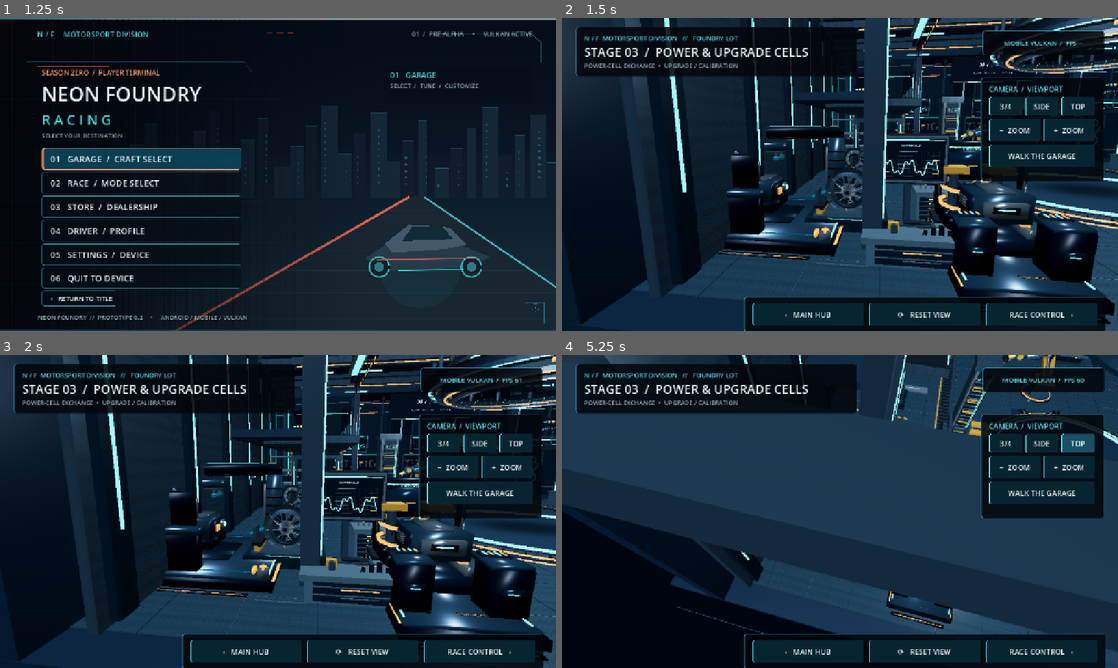
Above: before the commit, frames 1-4 (two rows, left to right).
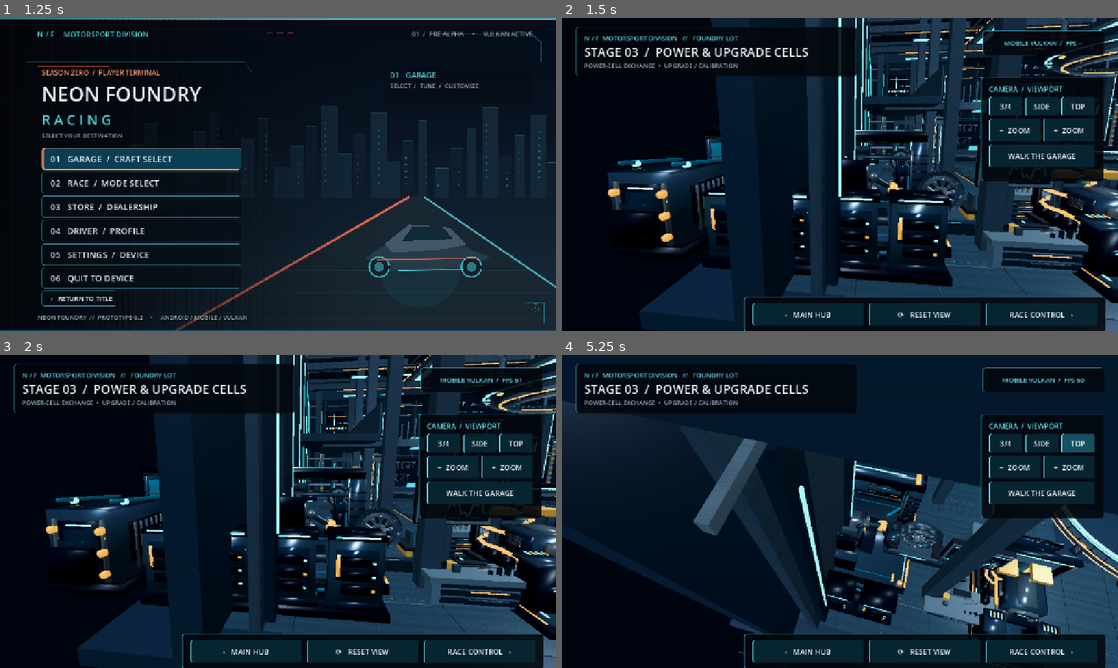
Above: after the commit, the same moments.

Repository: tpylman90-ctrl/NeonFoundry-Racing
Game: Godot game, scene res://scenes/title_menu.tscn
Two runs of this game, one before a commit and one after it. Both use one fixed random seed, a clock stepped at 60 frames per second and the inputs below.
Inputs (mouse positions are in pixels of both pictures, inside the frame that each line leads up to):
- Up to frame 1 (1.25 s): click "›› ENTER THE FOUNDRY" at 0.5 s
- Up to frame 2 (1.5 s): click "01 GARAGE / CRAFT SELECT" at 1.25 s
- Up to frame 3 (2 s): no input
- Up to frame 4 (5.25 s): click "3/4" at 2 s; tap Enter at 2.75, 2.85 s; move the mouse to (962, 495) at 2.77 s; hold D 2.78-3.5 s; click (962, 495) at 2.92 s; tap Space at 3.02 s; click "SIDE" at 3.5 s; drag from (728, 527) to (812, 574) at 4.27 s; click "TOP" at 5 s

Frame 1 is identical in both runs. In frame 2, 42% of the frame differs, in the area x 0-100%, y 0-100%; in frame 3, 42%; in frame 4, 44%.

Commit message:
Expand battery works and clear mezzanine stairs

Diff:
--- a/game/scripts/garage_page.gd
+++ b/game/scripts/garage_page.gd
@@ -21,8 +21,8 @@
 const DECK_Z0: float = 3.25
 const DECK_Z1: float = 12.05
 const DECK_SURFACE_Y: float = 7.20
-const DECK_STAIR_X0: float = -26.55
-const DECK_STAIR_X1: float = -23.85
+const DECK_STAIR_X0: float = -23.70
+const DECK_STAIR_X1: float = -21.00
 const DECK_STAIR_TOP_Z: float = 12.05
 const DECK_STAIR_BOTTOM_Z: float = 19.95
 const WALK_EYE_HEIGHT: float = 1.75
@@ -38,11 +38,11 @@
 var _vehicle_holder: Node3D
 var _yaw: float = 0.14
 var _pitch: float = 0.18
-var _distance: float = 10.5
+var _distance: float = 12.5
 var _target_yaw: float = 0.14
 var _target_pitch: float = 0.18
-var _target_distance: float = 10.5
-var _inspection_target: Vector3 = Vector3(-14.5, 2.45, 8.3)
+var _target_distance: float = 12.5
+var _inspection_target: Vector3 = Vector3(-18.8, 2.30, 7.20)
 var _dragging: bool = false
 var _vehicle_loaded: bool = false
 var _detail: Label
--- a/game/scripts/garage_stage03_equipment.gd
+++ b/game/scripts/garage_stage03_equipment.gd
@@ -20,6 +20,7 @@
 func _ready() -> void:
 	_create_materials()
 	_build_battery_exchange()
+	_build_battery_line()
 	_build_upgrade_bay()
 	_build_battery_storage()
 	_build_zone_markers()
@@ -197,6 +198,135 @@
 	_label(cell, "POWER CELL / EXCHANGE", Vector3(0, 3.40, 1.78), 0.23, Color("80e9f4"))
 	_label(cell, "HIGH VOLTAGE  •  LOCKED", Vector3(0, 0.74, 2.48), 0.14, Color("ffad62"))
 
+func _build_battery_line() -> void:
+	# A compact battery-production line wraps the hero exchange cell. Its machines
+	# sit under the mezzanine and stay below the underside structure.
+	_build_formation_bank()
+	_build_thermal_conditioner()
+	_build_diagnostic_bench()
+	_build_exchange_robot_arms()
+
+func _build_formation_bank() -> void:
+	# Four independently readable formation/charge cabinets along the far side.
+	var row := Node3D.new()
+	row.name = "FormationChargeBank_Zone04"
+	row.position = Vector3(-18.8, -0.065, 11.12)
+	add_child(row)
+	_box(row, "BankArmorPlinth", Vector3(0, 0.13, 0), Vector3(7.85, 0.24, 1.48), "ink")
+	_box(row, "BankServiceRail", Vector3(0, 0.28, -0.58), Vector3(7.55, 0.075, 0.13), "cyan_dark")
+	for unit in range(4):
+		var x: float = -2.94 + float(unit) * 1.96
+		_box(row, "FormationCabinetBase", Vector3(x, 0.37, 0), Vector3(1.72, 0.22, 1.18), "graphite")
+		_box(row, "FormationCabinetShell", Vector3(x, 1.45, 0), Vector3(1.57, 1.92, 1.12), "body")
+		_box(row, "CabinetCrown", Vector3(x, 2.45, 0), Vector3(1.65, 0.14, 1.18), "ink")
+		_box(row, "ChargeStatusLens", Vector3(x, 2.48, 0.605), Vector3(1.22, 0.052, 0.028), "cyan")
+		_box(row, "CabinetServiceWindow", Vector3(x, 1.65, 0.568), Vector3(1.20, 0.92, 0.04), "glass")
+		_box(row, "ChargeCoilSpine", Vector3(x - 0.53, 1.63, 0.598), Vector3(0.11, 0.68, 0.035), "amber")
+		for slot in range(3):
+			var y: float = 0.94 + float(slot) * 0.42
+			_box(row, "FormationCellTray", Vector3(x, y, 0.64), Vector3(0.87, 0.28, 0.12), "ink")
+			_box(row, "TrayPowerIndicator", Vector3(x + 0.47, y, 0.714), Vector3(0.10, 0.065, 0.024), "cyan" if (unit + slot) % 4 != 3 else "amber")
+		for side in [-1.0, 1.0]:
+			_box(row, "CabinetVentFin", Vector3(x + side * 0.73, 1.44, 0), Vector3(0.07, 1.24, 0.84), "ink")
+			for fin in range(5):
+				_box(row, "VentSlat", Vector3(x + side * 0.772, 1.05 + float(fin) * 0.19, 0.18), Vector3(0.022, 0.045, 0.49), "metal")
+		_label(row, "CELL FORMATION / %02d" % (unit + 1), Vector3(x, 2.67, 0.57), 0.095, Color("8beaf5"))
+
+func _build_thermal_conditioner() -> void:
+	# Thermal chamber and coolant manifolds occupy the west service pocket.
+	var chamber := Node3D.new()
+	chamber.name = "ThermalConditioningCell_Zone04"
+	chamber.position = Vector3(-25.08, -0.065, 9.60)
+	add_child(chamber)
+	_box(chamber, "ThermalFoundation", Vector3(0, 0.12, 0), Vector3(2.82, 0.22, 3.84), "ink")
+	_box(chamber, "InsulatedChamberCore", Vector3(0, 1.65, 0), Vector3(2.40, 2.72, 3.28), "graphite")
+	_box(chamber, "ChamberOuterArmor", Vector3(0, 1.70, 0), Vector3(2.62, 2.57, 3.46), "body")
+	# Recessed front door surround, glass viewport, segmented locking clamps.
+	_box(chamber, "DoorShadow", Vector3(0, 1.57, 1.75), Vector3(1.70, 2.08, 0.055), "ink")
+	_box(chamber, "DoorGlass", Vector3(0, 1.60, 1.79), Vector3(1.31, 1.47, 0.035), "glass")
+	_box(chamber, "DoorStatusLine", Vector3(0, 2.48, 1.82), Vector3(0.96, 0.06, 0.025), "cyan")
+	for side in [-1.0, 1.0]:
+		_box(chamber, "DoorLockRail", Vector3(side * 0.91, 1.60, 1.82), Vector3(0.11, 2.20, 0.15), "metal")
+		for y in [0.82, 1.58, 2.34]:
+			_cylinder(chamber, "DoorClamp", Vector3(side * 0.91, y, 1.94), 0.13, 0.22, "amber", 14, Vector3.FORWARD)
+		_box(chamber, "ChillerSidePanel", Vector3(side * 1.34, 1.74, -0.25), Vector3(0.055, 1.50, 2.70), "ink")
+		for fin in range(7):
+			_box(chamber, "HeatExchangerFin", Vector3(side * 1.38, 1.55, -1.22 + float(fin) * 0.34), Vector3(0.07, 1.74, 0.11), "metal")
+	# Two hard-piped coolant trunks and bright flow collars make this a process machine.
+	for side in [-1.0, 1.0]:
+		_rod(chamber, "CoolantTrunk", Vector3(side * 1.04, 3.05, -1.62), Vector3(side * 1.04, 3.28, 1.48), 0.075, "cyan_dark")
+		_cylinder(chamber, "CoolantFlowCollar", Vector3(side * 1.04, 3.18, 0.82), 0.12, 0.18, "cyan", 14, Vector3.FORWARD)
+	_box(chamber, "ThermalControlConsole", Vector3(0, 1.20, 2.25), Vector3(1.56, 1.15, 0.38), "ink")
+	_box(chamber, "ThermalControlScreen", Vector3(0, 1.69, 2.045), Vector3(1.24, 0.59, 0.04), "glass")
+	_box(chamber, "ThermalScreenTelemetry", Vector3(0, 1.75, 2.017), Vector3(0.83, 0.045, 0.018), "cyan")
+	_label(chamber, "THERMAL CONDITIONING", Vector3(0, 3.15, 1.80), 0.105, Color("ffbd78"))
+
+func _build_diagnostic_bench() -> void:
+	# Optical cell metrology bench on the front edge, with its own handling arm.
+	var bench := Node3D.new()
+	bench.name = "CellMetrologyWorkstation_Zone04"
+	bench.position = Vector3(-18.8, -0.065, 3.82)
+	add_child(bench)
+	_box(bench, "MetrologyFoot", Vector3(0, 0.13, 0), Vector3(6.90, 0.24, 0.90), "ink")
+	_box(bench, "VibrationIsolationTop", Vector3(0, 0.31, 0), Vector3(6.62, 0.15, 0.88), "metal")
+	_box(bench, "BenchFrontArmor", Vector3(0, 0.76, 0.31), Vector3(6.34, 0.74, 0.24), "body")
+	for x in [-2.8, -1.4, 0.0, 1.4, 2.8]:
+		_box(bench, "BenchDrawer", Vector3(x, 0.75, 0.445), Vector3(1.13, 0.28, 0.035), "ink")
+		_box(bench, "DrawerPull", Vector3(x, 0.76, 0.468), Vector3(0.45, 0.035, 0.015), "amber")
+	# Three sensor cradles and inspection coils make the top a true work surface.
+	for i in range(3):
+		var x: float = -2.12 + float(i) * 2.12
+		_box(bench, "InspectionCellCradle", Vector3(x, 0.48, -0.02), Vector3(1.20, 0.19, 0.70), "graphite")
+		_box(bench, "CellSample", Vector3(x, 0.72, -0.02), Vector3(0.69, 0.31, 0.44), "body")
+		_box(bench, "SampleTelemetryWindow", Vector3(x, 0.75, 0.205), Vector3(0.43, 0.12, 0.025), "glass")
+		_cylinder(bench, "InductionRing", Vector3(x, 0.59, -0.02), 0.31, 0.04, "cyan_dark", 24)
+	# Dual-rail laser scanner gantry over the bench.
+	for x in [-2.82, 2.82]:
+		_box(bench, "ScannerPortalUpright", Vector3(x, 1.65, -0.25), Vector3(0.17, 2.30, 0.18), "ink")
+		_box(bench, "ScannerRail", Vector3(x * 0.5, 2.74, -0.25), Vector3(5.75, 0.18, 0.38), "body")
+		_box(bench, "ScannerEmitter", Vector3(x * 0.5, 2.61, 0.02), Vector3(0.70, 0.28, 0.66), "graphite")
+		_box(bench, "LaserAperture", Vector3(x * 0.5, 2.44, 0.365), Vector3(0.24, 0.045, 0.025), "cyan")
+		for side in [-1.0, 1.0]:
+			_rod(bench, "ScannerCable", Vector3(x, 2.46, -0.25 + side * 0.05), Vector3(x, 0.48, -0.25 + side * 0.05), 0.032, "cyan_dark")
+	# Tool rack and operator display at the east end.
+	_box(bench, "DiagnosticConsole", Vector3(3.12, 1.18, -0.06), Vector3(0.62, 1.65, 0.73), "ink")
+	_box(bench, "DiagnosticDisplay", Vector3(3.10, 2.10, 0.33), Vector3(0.53, 0.65, 0.045), "glass")
+	for i in range(4):
+		_box(bench, "ProbeTool", Vector3(2.85 + float(i) * 0.19, 0.64, -0.42), Vector3(0.09, 0.38, 0.10), "amber")
+	_label(bench, "CELL METROLOGY / QC", Vector3(0, 2.96, 0.49), 0.11, Color("8beaf5"))
+
+func _build_exchange_robot_arms() -> void:
+	# Paired articulated handling robots flank the cell and share a precision
+	# rail with the overhead gantry. Each pivot, link and tool is independently
+	# modeled while all meshes stay inside the material-batched renderer.
+	var robots := Node3D.new()
+	robots.name = "DualArticulatedCellHandlingRobots_Zone04"
+	robots.position = Vector3(-18.8, -0.065, 7.2)
+	add_child(robots)
+	for side in [-1.0, 1.0]:
+		var base_x: float = side * 3.18
+		var shoulder := Vector3(base_x, 0.66, 0.22)
+		var elbow := Vector3(side * 2.42, 1.77, -0.06)
+		var wrist := Vector3(side * 1.53, 2.34, 0.34)
+		var tool := Vector3(side * 1.10, 2.12, 0.61)
+		_cylinder(robots, "RobotServoBase", Vector3(base_x, 0.78, 0.22), 0.46, 0.34, "ink", 18)
+		_cylinder(robots, "RobotTurntable", Vector3(base_x, 0.99, 0.22), 0.31, 0.12, "cyan_dark", 18)
+		_box(robots, "RobotShoulderHousing", Vector3(base_x, 1.32, 0.22), Vector3(0.62, 0.68, 0.62), "body", side * -0.24)
+		_cylinder(robots, "RobotShoulderJoint", shoulder, 0.28, 0.37, "metal", 18, Vector3.FORWARD)
+		_rod(robots, "RobotUpperLink", shoulder, elbow, 0.19, "graphite")
+		_rod(robots, "UpperLinkArmor", shoulder + Vector3(0, 0.06, 0), elbow + Vector3(0, 0.06, 0), 0.125, "metal")
+		_cylinder(robots, "RobotElbowServo", elbow, 0.25, 0.44, "amber", 18, Vector3.FORWARD)
+		_rod(robots, "RobotForearm", elbow, wrist, 0.145, "body")
+		_rod(robots, "ForearmActuator", elbow + Vector3(0, -0.09, 0.03), wrist + Vector3(0, -0.09, 0.03), 0.045, "cyan_dark")
+		_cylinder(robots, "RobotWristServo", wrist, 0.19, 0.32, "metal", 16, Vector3.FORWARD)
+		_rod(robots, "RobotToolStem", wrist, tool, 0.095, "graphite")
+		_box(robots, "CellClampBackplate", tool, Vector3(0.30, 0.12, 0.48), "ink")
+		for finger in [-1.0, 1.0]:
+			_rod(robots, "CellGripFinger",
+				tool + Vector3(finger * 0.12, -0.03, 0.12),
+				tool + Vector3(finger * 0.12, -0.18, 0.28), 0.035, "amber")
+		_box(robots, "RobotSafetyLight", Vector3(base_x, 1.60, 0.54), Vector3(0.16, 0.07, 0.035), "cyan")
+
 func _build_upgrade_bay() -> void:
 	# Zone 05, west of the ingress lane; the complete 3.4 m width stays clear
 	# of the specified x=-7..2 vehicle approach.
--- a/game/tests/menu_smoke_test.gd
+++ b/game/tests/menu_smoke_test.gd
@@ -97,18 +97,18 @@
 	menu._garage_page._resolve_deck_walk(old_under)
 	assert(is_equal_approx(menu._garage_page._walk_position.y, 1.75))
 	# Stair height is continuous; entering from the lower landing works.
-	var foot: Vector3 = Vector3(-24.8, 1.75, 19.98)
-	menu._garage_page._walk_position = Vector3(-24.8, 1.75, 19.85)
+	var foot: Vector3 = Vector3(-22.35, 1.75, 19.98)
+	menu._garage_page._walk_position = Vector3(-22.35, 1.75, 19.85)
 	menu._garage_page._resolve_deck_walk(foot)
 	assert(menu._garage_page._walk_position.y > 1.75)
 	assert(menu._garage_page._walk_position.y < 2.0)
-	var stair_mid: Vector3 = Vector3(-24.0, 5.7, 16.0)
-	menu._garage_page._walk_position = Vector3(-24.0, 5.7, 15.8)
+	var stair_mid: Vector3 = Vector3(-22.35, 5.7, 16.0)
+	menu._garage_page._walk_position = Vector3(-22.35, 5.7, 15.8)
 	menu._garage_page._resolve_deck_walk(stair_mid)
 	assert(menu._garage_page._walk_position.y > 3.5)
 	assert(menu._garage_page._walk_position.y < 6.0)
 	# Reaching upper landing grants actual 3D viewing level.
-	var upper_stair: Vector3 = Vector3(-24.0, 8.95, 12.05)
+	var upper_stair: Vector3 = Vector3(-22.35, 8.95, 12.05)
 	menu._garage_page._walk_position = upper_stair
 	menu._garage_page._resolve_deck_walk(upper_stair)
 	assert(is_equal_approx(
